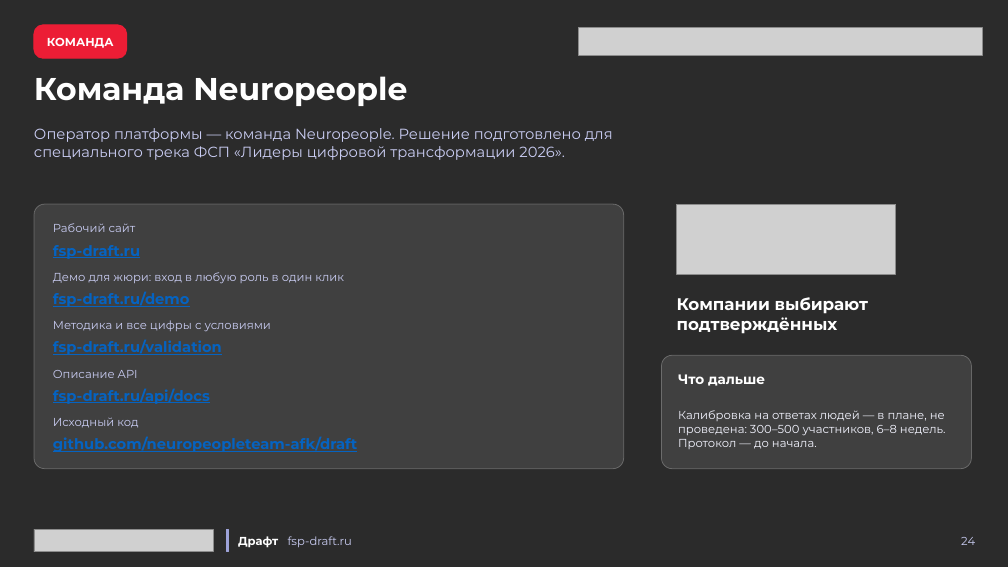
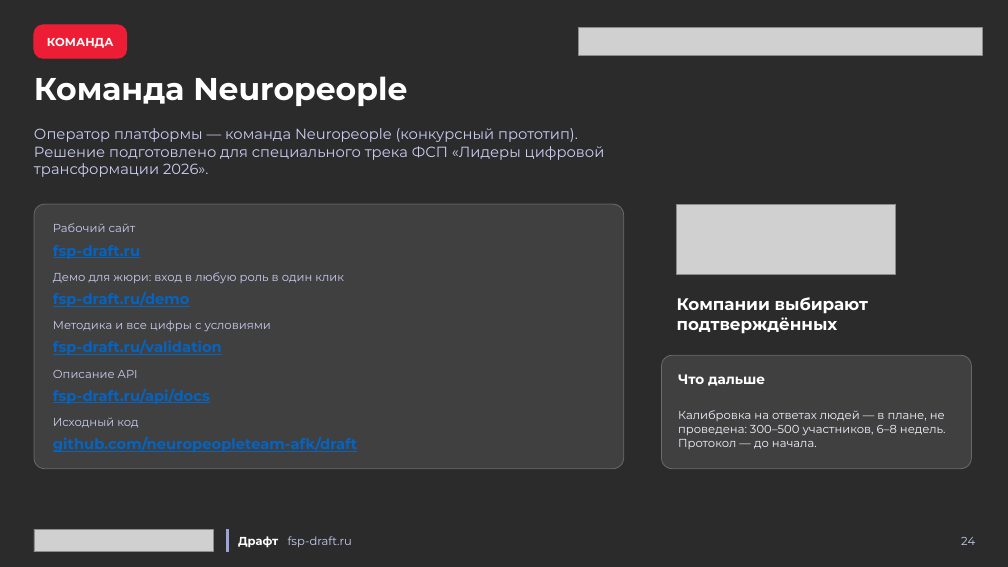
Before and after one commit to neuropeopleteam-afk/draft, a slide deck: slide 24 of docs/presentation/Draft_presentation.pptx. Drawn at 1008x567 pixels with LibreOffice and Linux fonts; fonts in the diff are those of the drawing; grey boxes stand for pictures; background and template pictures are left out; a plain dark background stands for a picture behind light text. Boxes give left, top, right and bottom in pixels: in the first picture for what was removed or moved away, otherwise in the second. Text is boxed around its words. In the diff, an @@ line names an element or a change of style, - is before the commit and + after.

Commit message:
docs(a10): конкурсный прототип — юрлица нет нигде: оператор «команда Neuropeople (конкурсный прототип)» в документах ПДн/оферте/согласиях, README, презентации; удалена внутренняя юр. памятка docs/legal/LEGAL_MEMO.md

```diff
--- a/docs/presentation/Draft_presentation.pptx
+++ b/docs/presentation/Draft_presentation.pptx
@@ text at [34,128,605,177]: text changed @@
-Оператор платформы — команда Neuropeople. Решение подготовлено для специального трека ФСП «Лидеры цифровой трансформации 2026».
+Оператор платформы — команда Neuropeople (конкурсный прототип). Решение подготовлено для специального трека ФСП «Лидеры цифровой трансформации 2026».
```
Also in this commit, not shown: 12 other files.
